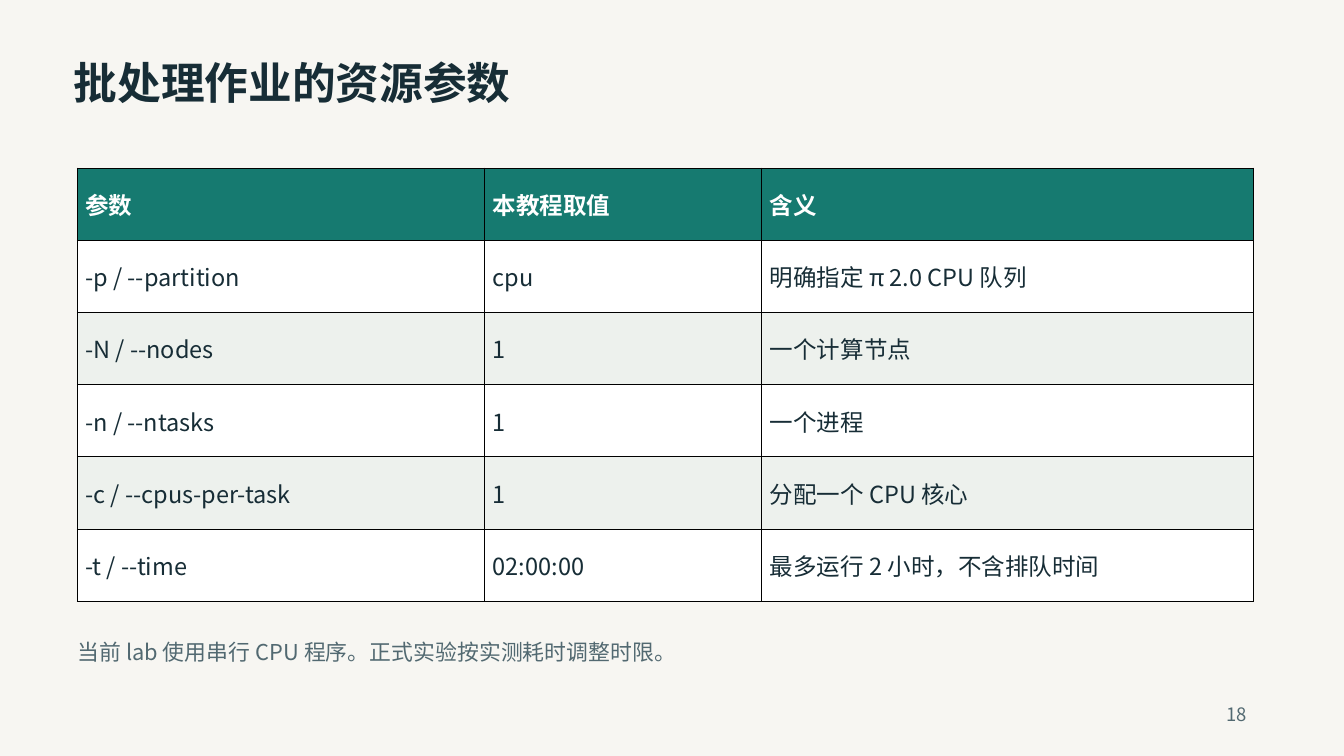
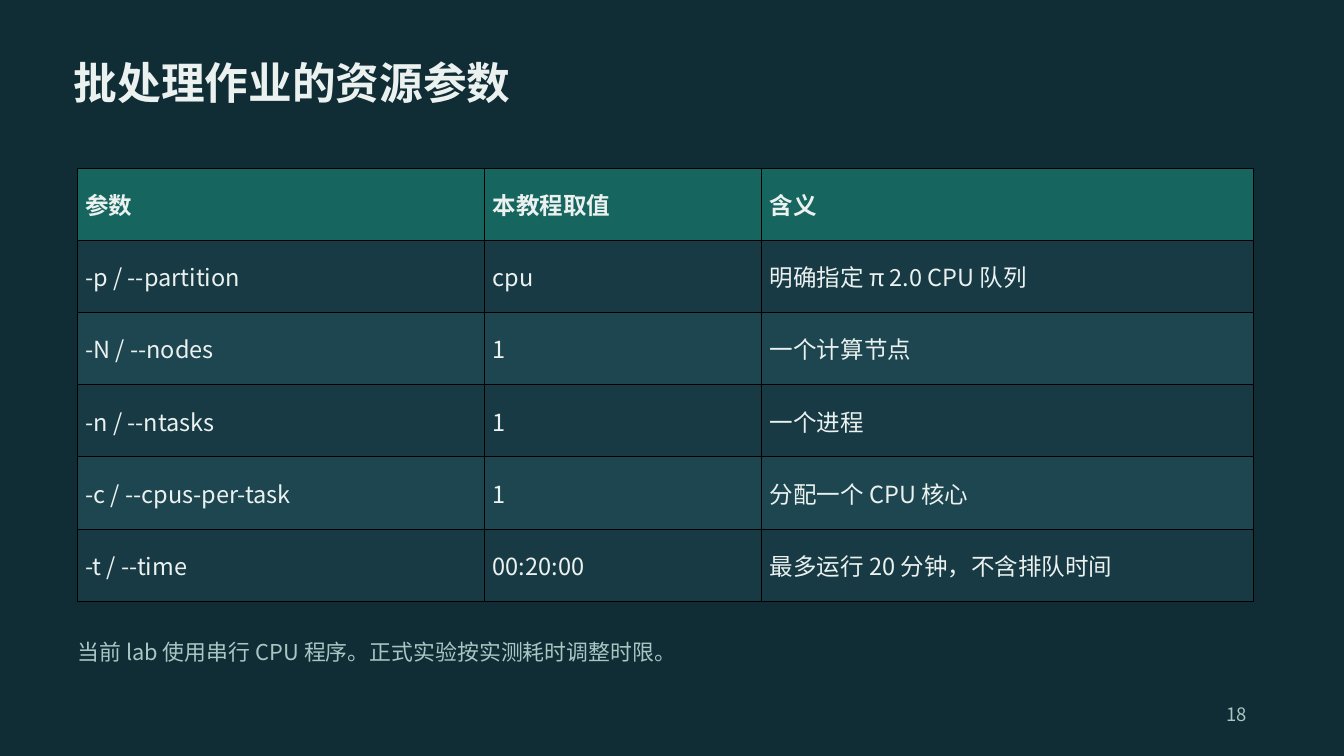
Before and after one commit to 2026-fall-calabs/calabs-2026-fall-starter, a slide deck: slide 18 of docs/交我算平台Lab运行指南-学生版.pptx. Drawn at 1344x756 pixels with LibreOffice and Linux fonts; fonts in the diff are those of the drawing. Boxes give left, top, right and bottom in pixels: in the first picture for what was removed or moved away, otherwise in the second. Text is boxed around its words. In the diff, an @@ line names an element or a change of style, - is before the commit and + after.

```diff
--- a/docs/交我算平台Lab运行指南-学生版.pptx
+++ b/docs/交我算平台Lab运行指南-学生版.pptx
@@ background #F7F6F2 to #102C35 @@
@@ text "批处理作业的资源参数" at (74, 61, 511, 103): text colour #172D36 to #EAF1EF @@
@@ table at (77, 168, 1253, 601) @@
-row 6, column 2: 02:00:00
+row 6, column 2: 00:20:00
-row 6, column 3: 最多运行 2 小时，不含排队时间
+row 6, column 3: 最多运行 20 分钟，不含排队时间
@@ fill #167A70 to #16665F in row 1 @@
@@ fill #FFFFFF to #173A44 in 9 cells @@
@@ fill #EDF1ED to #1D4650 in 6 cells @@
@@ text colour #FFFFFF to #EAF1EF in "参数", "本教程取值", "含义" @@
@@ text colour #172D36 to #EAF1EF in "-p / --partition", "cpu", "明确指定 π 2.0 CPU 队列", "-N / --nodes" and 9 more places @@
@@ text "当前 lab 使用串行 CPU 程序。正式实验按实测耗时调整时限。" at (77, 641, 676, 662): text colour #526971 to #A8C6C4 @@
@@ text "18" at (1226, 707, 1246, 721): text colour #526971 to #A8C6C4 @@
```
Also in this commit, not shown: 13 other slides changed, 1 other file.
